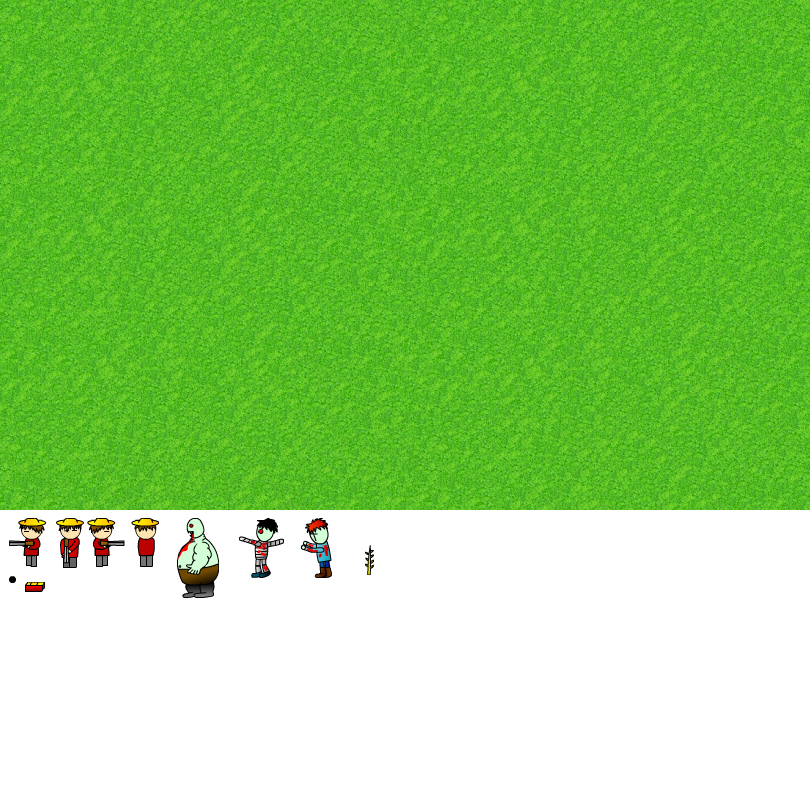
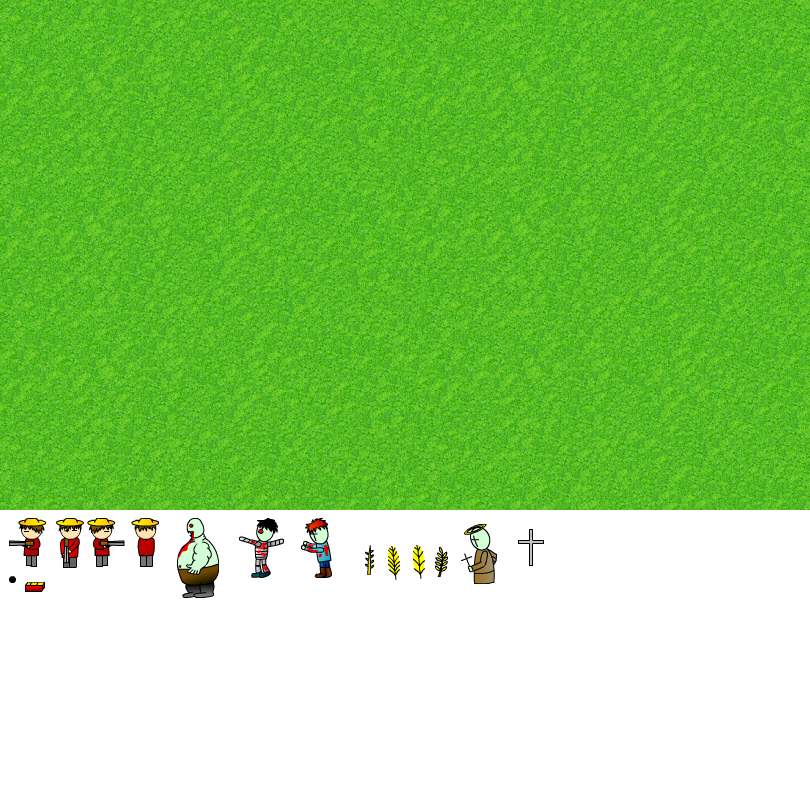
Revision of a layered 810 x 800 image; what changed, layer by layer:
added layer "Layer 7" above "Layer 8" over [518, 529, 544, 565]
added layer "Layer 8" above "Layer 5" over [461, 524, 533, 584]
added layer "Layer 5" above "Layer 4" over [435, 547, 448, 577]
added layer "Layer 4" above "Layer 3" over [413, 545, 425, 579]
added layer "Layer 3" above "Layer 2" over [388, 546, 400, 580]
